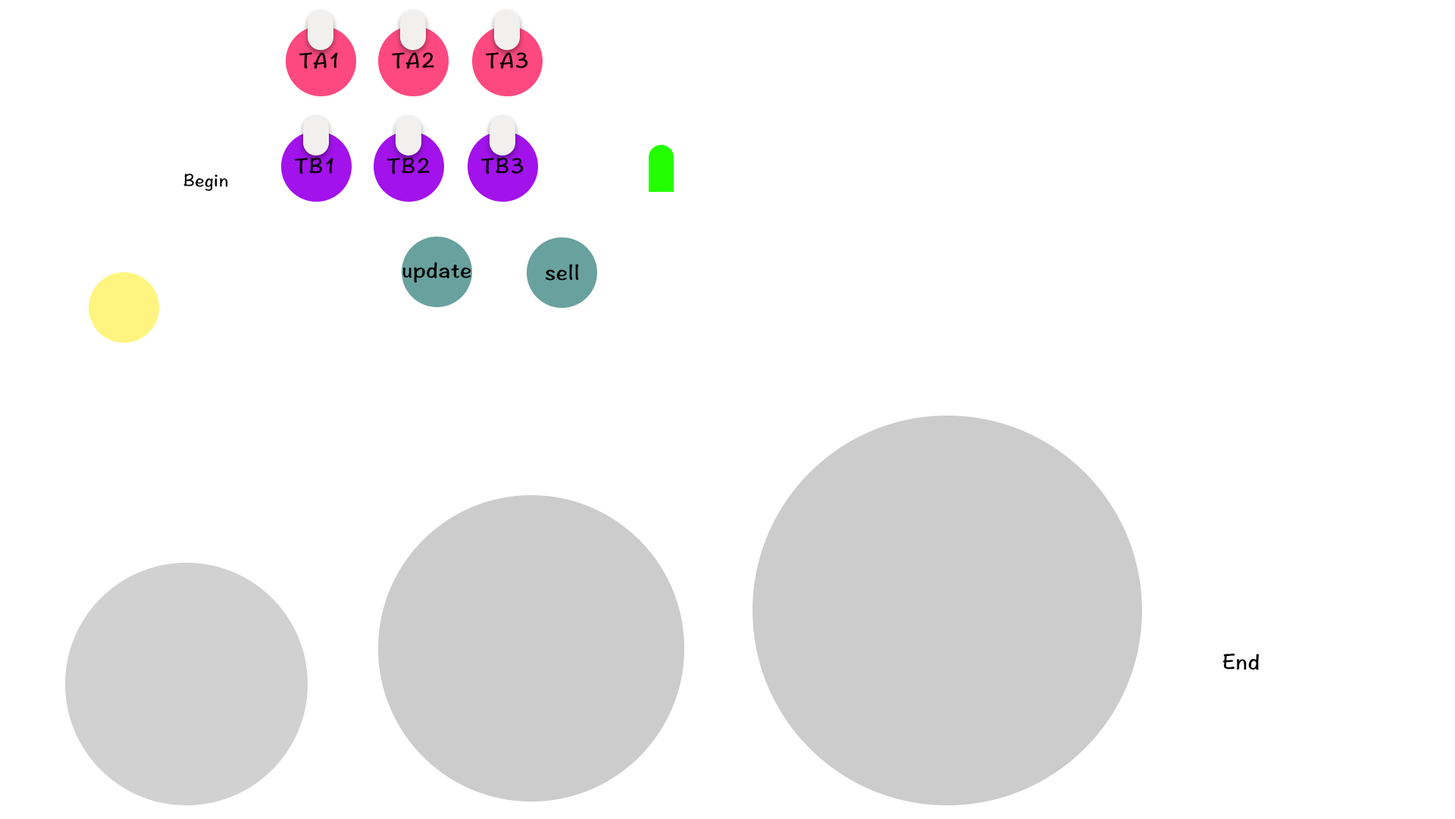
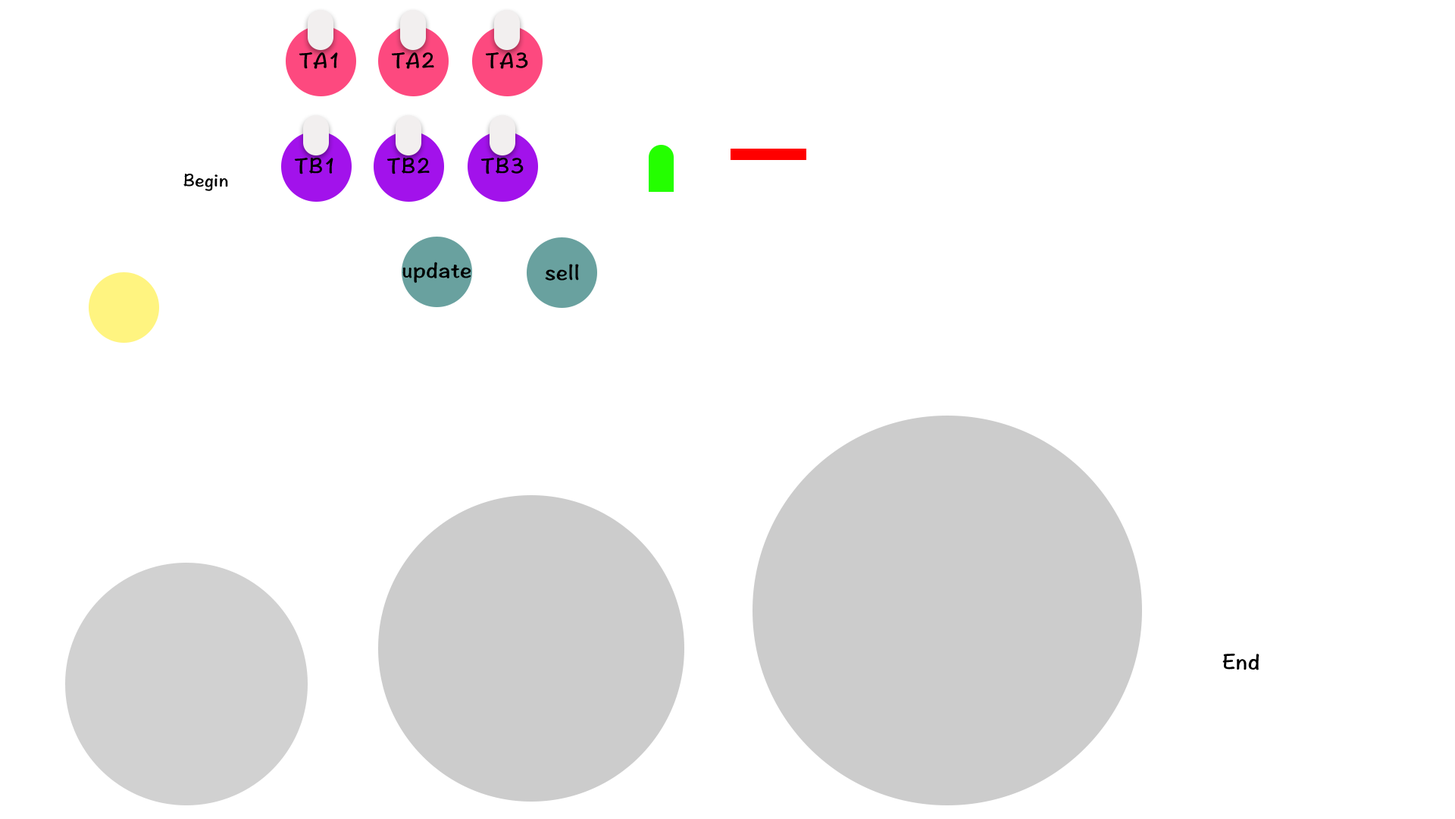
Layers edited between the first and the second 1455x819 image:
added layer "矩形 1" in group "组 2 拷贝 2" over [730, 148, 807, 160]
